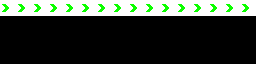
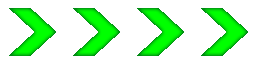
Layered file, before and after one edit (256 × 64). Changes by layer:
added layer "Layer 1" above "Background" over 9, 8, 248, 56
added layer "Background" over 0, 4, 256, 64
